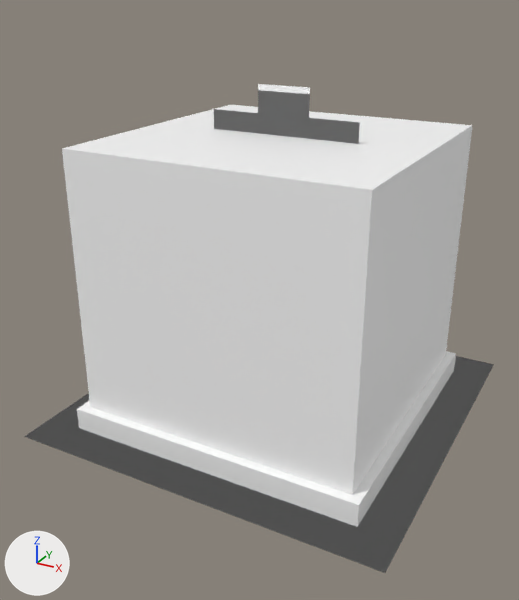
Two versions of the glTF model public/models/alien_tiles.glb, one commit apart.
The view is the same before and after, from a camera (50 mm lens) standing at (1.63, -3.2, 2.19) and looking at (-0.03, -0.18, 0.68). Lighting does not change. The marker at lower left points along +X, +Y and +Z. The first picture is the older version. Where no turn or scale is listed for an object, it has been applied to the vertices. Vertices at exactly the same position are counted once.

Names of what the first picture shows: 'alien_stones__base', 'crystal_spire__spire_2', 'glowpool__glow_rim', 'glowpool__water', 'spire_forest_b__trunk_0', 'spire_forest_b__trunk_2' and 2 more.
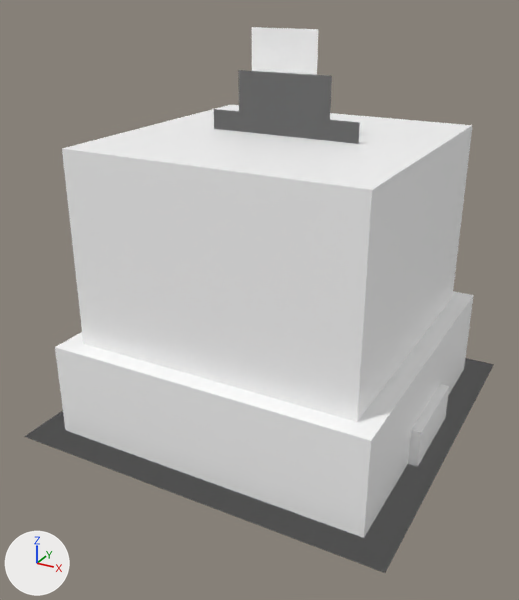
Changed parts and their boxes [x1, y1, x2, y2] in the pictures (519 x 600 px; the box of a moved part takes in the faces that stretch with it):
'giant_mushroom__cap', added: after [55, 291, 474, 538]
'spire_forest_a__base', recoloured: [60, 358, 468, 541] in both
'glowpool__glow_rim', recoloured: [77, 351, 456, 527] in both
'fallen_spire__trunk', added: after [252, 27, 318, 138]
'bone_spire__spire_2', added: after [238, 70, 332, 141]
'ruin_wall__capstone', added: after [408, 384, 449, 467]
'spire_forest_b__trunk_2', reshaped, recoloured: before [258, 84, 310, 139]; after [258, 112, 309, 139]
part 6 of me_spire_forest_b__trunk_2, moved or reshaped: before [258, 84, 310, 121]; after [258, 112, 309, 139]
'alien_stones__base', unchanged, covered by the edit: before [24, 356, 494, 573]

Patch to the scene script:
```diff
--- a/public/models/alien_tiles.glb.py
+++ b/public/models/alien_tiles.glb.py
@@ mat_bone_spire__spire_2 @@
+mat_bone_spire__spire_2 = bpy.data.materials.new('bone_spire__spire_2')
+mat_bone_spire__spire_2.use_nodes = True; mat_bone_spire__spire_2.node_tree.nodes.clear()
+_N = mat_bone_spire__spire_2.node_tree.nodes; _L = mat_bone_spire__spire_2.node_tree.links
+n0 = _N.new('ShaderNodeBsdfPrincipled'); n0.name = 'Principled BSDF'
+n0.inputs[2].default_value = 0.4  # 'Roughness'
+n1 = _N.new('ShaderNodeOutputMaterial'); n1.name = 'Material Output'
+n2 = _N.new('ShaderNodeVertexColor'); n2.name = 'Color Attribute'
+_L.new(n0.outputs[0], n1.inputs[0])  # 'BSDF' to 'Surface'
+_L.new(n2.outputs[0], n0.inputs[0])  # 'Color' to 'Base Color'
@@ mat_fallen_spire__trunk @@
+mat_fallen_spire__trunk = bpy.data.materials.new('fallen_spire__trunk')
+mat_fallen_spire__trunk.use_nodes = True; mat_fallen_spire__trunk.node_tree.nodes.clear()
+_N = mat_fallen_spire__trunk.node_tree.nodes; _L = mat_fallen_spire__trunk.node_tree.links
+n0 = _N.new('ShaderNodeBsdfPrincipled'); n0.name = 'Principled BSDF'
+n0.inputs[2].default_value = 0.4  # 'Roughness'
+n1 = _N.new('ShaderNodeOutputMaterial'); n1.name = 'Material Output'
+n2 = _N.new('ShaderNodeVertexColor'); n2.name = 'Color Attribute'
+_L.new(n0.outputs[0], n1.inputs[0])  # 'BSDF' to 'Surface'
+_L.new(n2.outputs[0], n0.inputs[0])  # 'Color' to 'Base Color'
@@ mat_giant_mushroom__cap @@
+mat_giant_mushroom__cap = bpy.data.materials.new('giant_mushroom__cap')
+mat_giant_mushroom__cap.use_nodes = True; mat_giant_mushroom__cap.node_tree.nodes.clear()
+_N = mat_giant_mushroom__cap.node_tree.nodes; _L = mat_giant_mushroom__cap.node_tree.links
+n0 = _N.new('ShaderNodeBsdfPrincipled'); n0.name = 'Principled BSDF'
+n0.inputs[2].default_value = 0.4  # 'Roughness'
+n1 = _N.new('ShaderNodeOutputMaterial'); n1.name = 'Material Output'
+n2 = _N.new('ShaderNodeVertexColor'); n2.name = 'Color Attribute'
+_L.new(n0.outputs[0], n1.inputs[0])  # 'BSDF' to 'Surface'
+_L.new(n2.outputs[0], n0.inputs[0])  # 'Color' to 'Base Color'
@@ mat_ruin_wall__capstone @@
+mat_ruin_wall__capstone = bpy.data.materials.new('ruin_wall__capstone')
+mat_ruin_wall__capstone.use_nodes = True; mat_ruin_wall__capstone.node_tree.nodes.clear()
+_N = mat_ruin_wall__capstone.node_tree.nodes; _L = mat_ruin_wall__capstone.node_tree.links
+n0 = _N.new('ShaderNodeBsdfPrincipled'); n0.name = 'Principled BSDF'
+n0.inputs[2].default_value = 0.4  # 'Roughness'
+n1 = _N.new('ShaderNodeOutputMaterial'); n1.name = 'Material Output'
+n2 = _N.new('ShaderNodeVertexColor'); n2.name = 'Color Attribute'
+_L.new(n0.outputs[0], n1.inputs[0])  # 'BSDF' to 'Surface'
+_L.new(n2.outputs[0], n0.inputs[0])  # 'Color' to 'Base Color'
@@ me_glowpool__glow_rim @@
 me_glowpool__glow_rim.from_pydata(...)  # 8 vertices, 12 faces; spans x -0.8..0.8, y -0.8..0.8, z 0.0..0.12
+# me_glowpool__glow_rim part 1: vertex colours changed
 me_glowpool__glow_rim.materials.append(mat_glowpool__glow_rim)
@@ me_glowpool__water @@
 me_glowpool__water.from_pydata(...)  # 8 vertices, 12 faces; spans x -0.75..0.75, y -0.75..0.75, z 0.0..1.5
+# me_glowpool__water part 2: vertex colours changed
 me_glowpool__water.materials.append(mat_glowpool__water)
@@ me_crystal_spire__spire_2 @@
 me_crystal_spire__spire_2.from_pydata(...)  # 4 vertices, 2 faces; spans x -0.4..0.4, y 0.0, z 0.0..1.6
+# me_crystal_spire__spire_2 part 3: vertex colours changed
 me_crystal_spire__spire_2.materials.append(mat_crystal_spire__spire_2)
@@ me_spire_forest_a__base @@
 me_spire_forest_a__base.from_pydata(...)  # 4 vertices, 2 faces; spans x -1.0..1.0, y -1.0..1.0, z 0.0
+# me_spire_forest_a__base part 4: vertex colours changed
 me_spire_forest_a__base.materials.append(mat_spire_forest_a__base)
@@ me_spire_forest_b__trunk_0 @@
-me_spire_forest_b__trunk_0.from_pydata(...)  # 4 vertices, 2 faces; spans x -0.14..0.14, y 0.0, z 0.0..1.71
+me_spire_forest_b__trunk_0.from_pydata(...)  # 4 vertices, 2 faces; spans x -0.14..0.14, y 0.0, z 0.0..1.63
+# me_spire_forest_b__trunk_0 part 5: vertex colours changed
+# edits to the shape of me_spire_forest_b__trunk_0 do not show in these pictures
 me_spire_forest_b__trunk_0.materials.append(mat_spire_forest_b__trunk_0)
@@ me_spire_forest_b__trunk_2 @@
-me_spire_forest_b__trunk_2.from_pydata(...)  # 4 vertices, 2 faces; spans x -0.14..0.14, y 0.0, z 0.0..1.74
-me_spire_forest_b__trunk_2.vertices[2].co = (0.14, 0.0, 1.74)  # pixel (309, 87)
-me_spire_forest_b__trunk_2.vertices[3].co = (-0.14, 0.0, 1.74)  # pixel (258, 84)
+me_spire_forest_b__trunk_2.from_pydata(...)  # 4 vertices, 2 faces; spans x -0.14..0.14, y 0.0, z 0.0..1.61
+# me_spire_forest_b__trunk_2 part 6
+me_spire_forest_b__trunk_2.vertices[2].co = (0.14, 0.0, 1.61)  # pixel (309, 116)
+me_spire_forest_b__trunk_2.vertices[3].co = (-0.14, 0.0, 1.61)  # pixel (258, 111)
+# me_spire_forest_b__trunk_2 part 7: vertex colours changed
 me_spire_forest_b__trunk_2.materials.append(mat_spire_forest_b__trunk_2)
@@ ob_bone_spire__spire_2 @@
+ob_bone_spire__spire_2 = bpy.data.objects.new('bone_spire__spire_2', me_bone_spire__spire_2)  # 4 vertices, 2 faces; spans x -0.25..0.25, y 0.0, z 0.0..1.8
+ob_bone_spire__spire_2.location = (0.0, 0.0, 0.0)
@@ ob_fallen_spire__trunk @@
+ob_fallen_spire__trunk = bpy.data.objects.new('fallen_spire__trunk', me_fallen_spire__trunk)  # 4 vertices, 2 faces; spans x -0.18..0.18, y 0.0, z 0.0..2.0
+ob_fallen_spire__trunk.location = (0.0, 0.0, 0.0)
@@ ob_giant_mushroom__cap @@
+ob_giant_mushroom__cap = bpy.data.objects.new('giant_mushroom__cap', me_giant_mushroom__cap)  # a box spanning x -0.85..0.85, y -0.85..0.85, z 0.0..0.5
+ob_giant_mushroom__cap.location = (0.0, 0.0, 0.0)
@@ ob_ruin_wall__capstone @@
+ob_ruin_wall__capstone = bpy.data.objects.new('ruin_wall__capstone', me_ruin_wall__capstone)  # a box spanning x -0.9..0.9, y -0.25..0.25, z 0.0..0.2
+ob_ruin_wall__capstone.location = (0.0, 0.0, 0.0)
```
